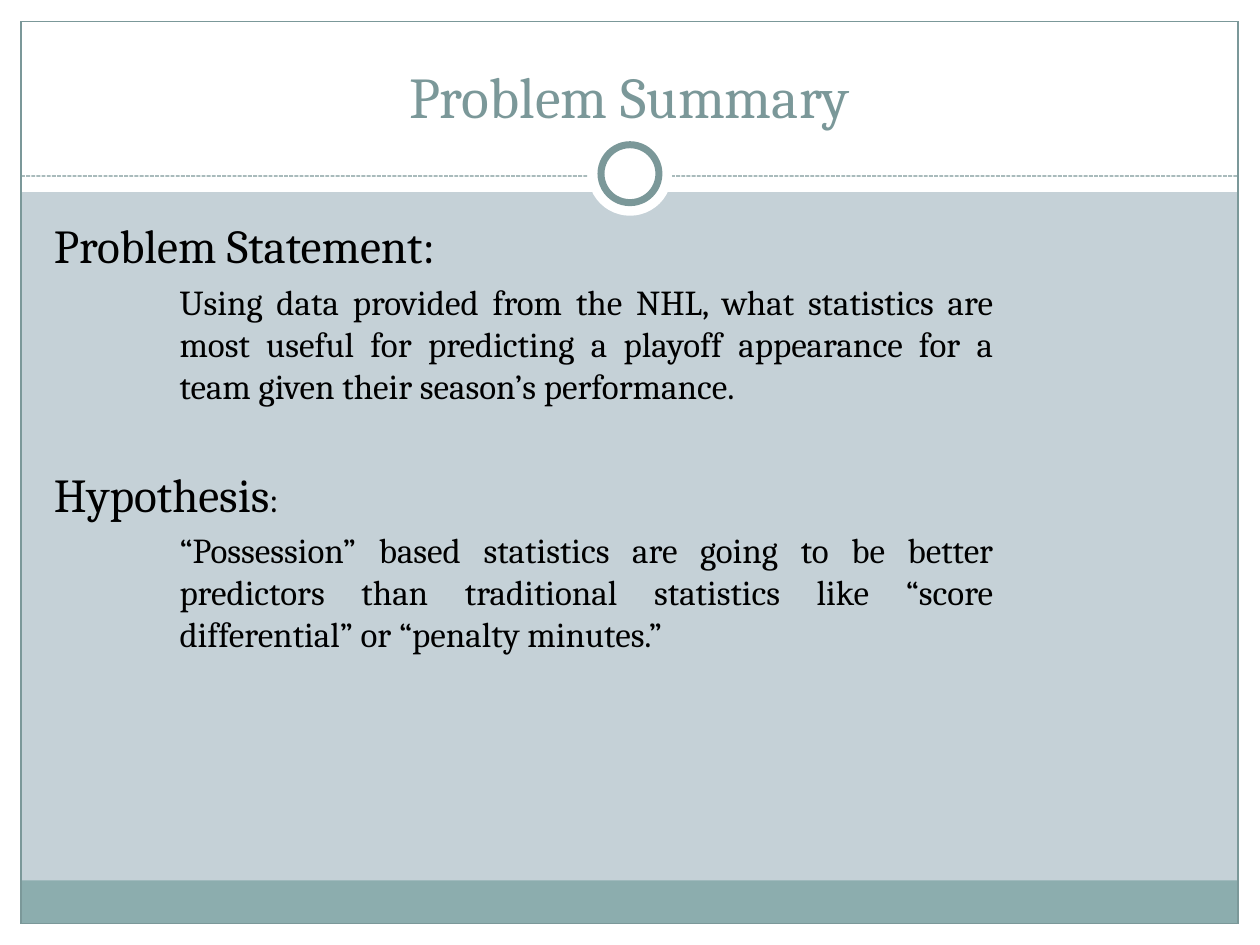
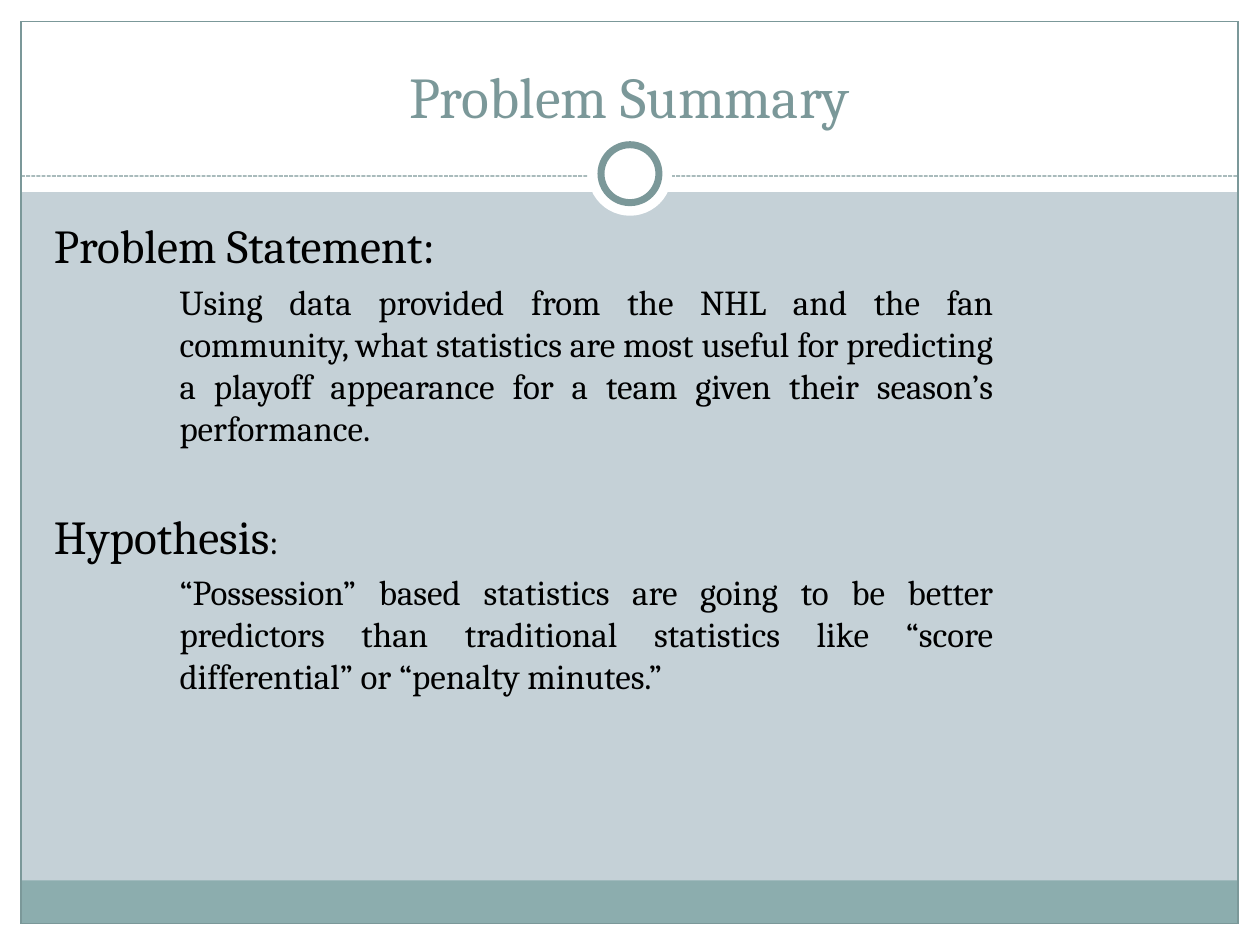
Before and after one commit to themp731/Projects, a slide deck: slide 4 of Final_Data/Deliverables/Presentation.pptx. Drawn at 1260x945 pixels with LibreOffice and Linux fonts; fonts in the diff are those of the drawing. Boxes give left, top, right and bottom in pixels: in the first picture for what was removed or moved away, otherwise in the second. Text is boxed around its words. In the diff, an @@ line names an element or a change of style, - is before the commit and + after.

```diff
--- a/Final_Data/Deliverables/Presentation.pptx
+++ b/Final_Data/Deliverables/Presentation.pptx
@@ text at <box>180,290,994,449</box>: text changed @@
-Using data provided from the NHL, what statistics are most useful for predicting a playoff appearance for a team given their season’s performance.
+Using data provided from the NHL and the fan community, what statistics are most useful for predicting a playoff appearance for a team given their season’s performance.
```
Also in this commit, not shown: 2 other slides changed, 6 other files.
